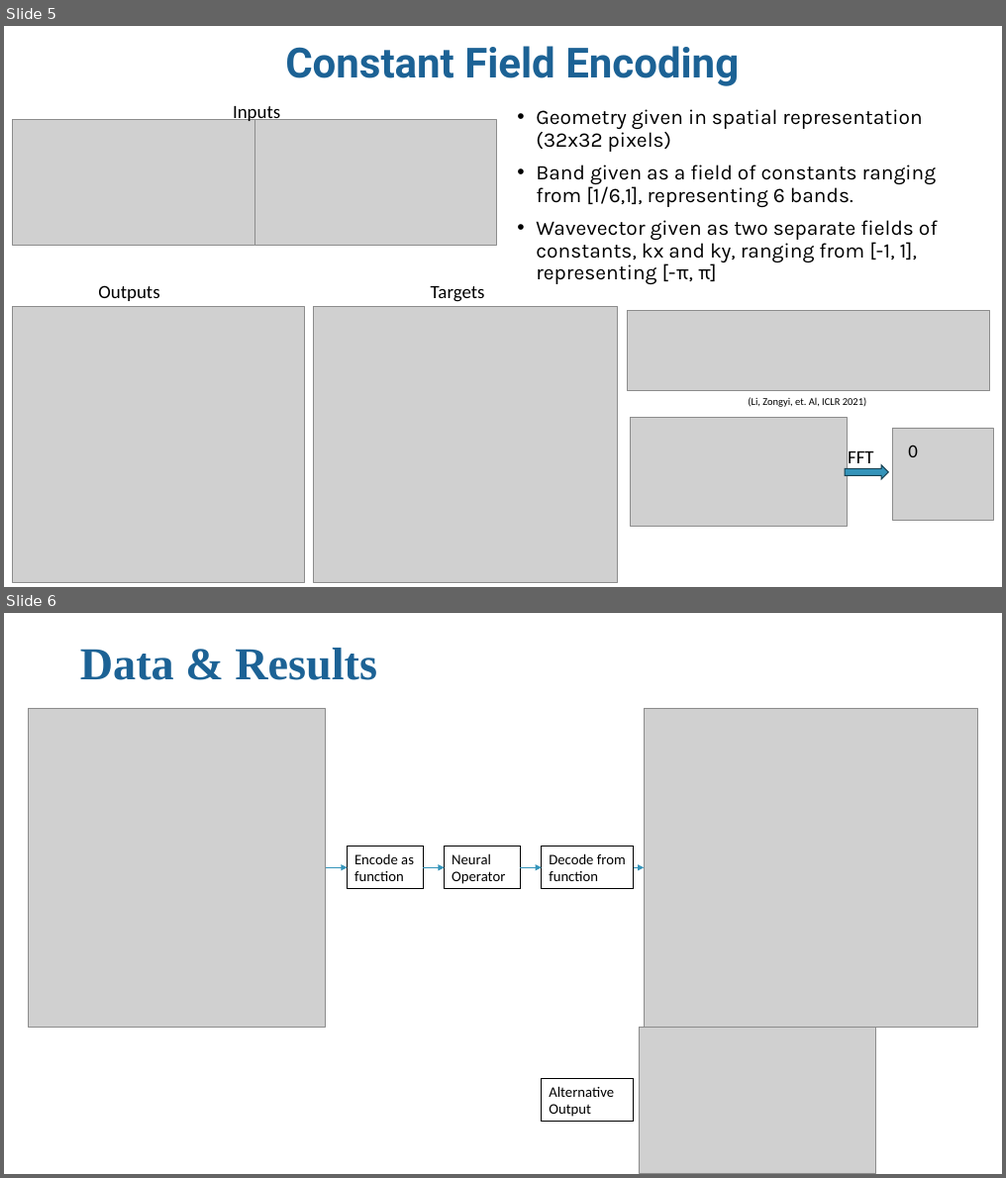
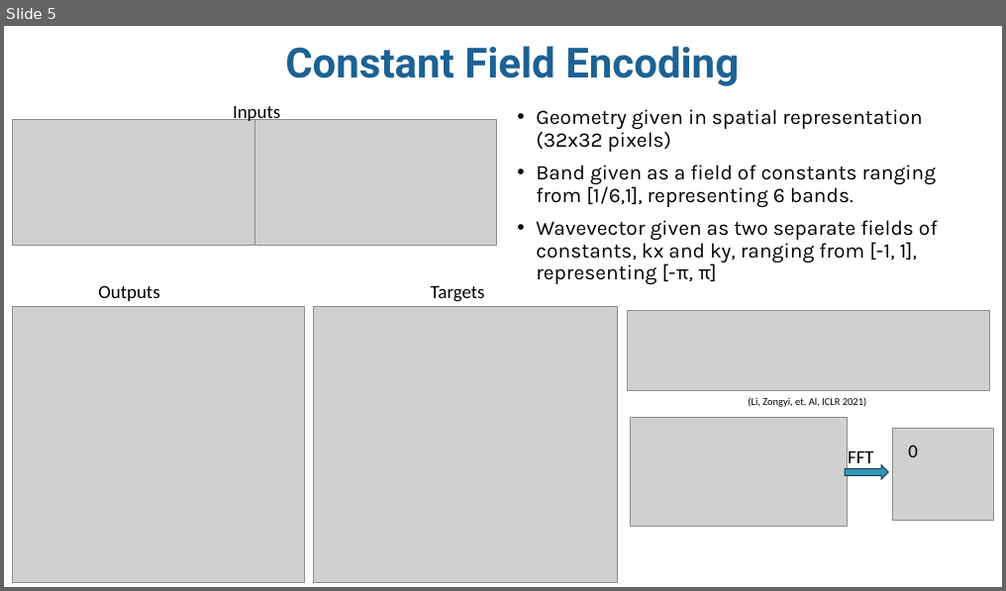
Before and after one commit to trutheresy/NO-2D-Metamaterials, a slide deck: NO_2D_metamaterials_talk.pptx. Shown one above the other, each under a label of ours: slides 5 and 6 before the commit, slide 5 after it. The pictures are 1006x1178 and 1006x591 pixels, drawn with LibreOffice and Linux fonts; fonts in the diff are those of the drawing; grey boxes stand for pictures; background and template pictures are left out. Boxes give left, top, right and bottom in pixels: in the first picture for what was removed or moved away, otherwise in the second. Text is boxed around its words. In the diff, an @@ line names an element or a change of style, - is before the commit and + after.

```diff
--- a/NO_2D_metamaterials_talk.pptx
+++ b/NO_2D_metamaterials_talk.pptx
@@ slide 6 removed at box(4, 613, 1002, 1174), background #FFFFFF @@
@@ title removed at box(80, 648, 377, 680) @@
-Data & Results
@@ picture removed at box(28, 708, 326, 1028) @@
@@ picture removed at box(645, 708, 979, 1028) @@
@@ rectangle removed at box(347, 847, 423, 889) @@
-Encode as function
@@ rectangle removed at box(445, 847, 520, 889) @@
-Neural Operator
@@ rectangle removed at box(542, 847, 634, 889) @@
-Decode from function
@@ arrow removed from (326, 867) to (347, 867) @@
@@ arrow removed from (423, 867) to (445, 867) @@
@@ arrow removed from (520, 867) to (542, 867) @@
@@ arrow removed from (634, 867) to (645, 867) @@
@@ picture removed at box(639, 1028, 876, 1173) @@
@@ rectangle removed at box(542, 1079, 634, 1122) @@
-Alternative Output
```
Also in this commit, not shown: 4 slides added, 6 other files.
